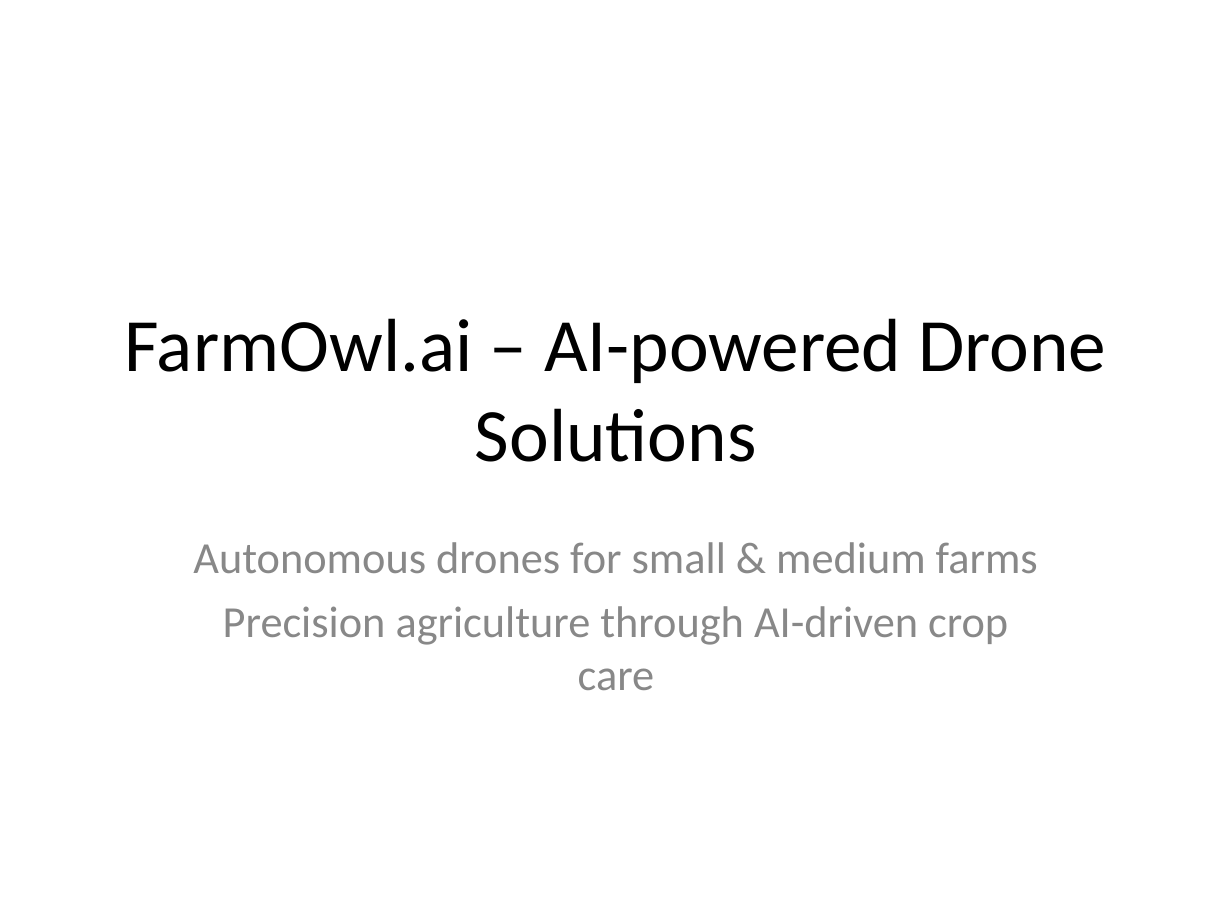
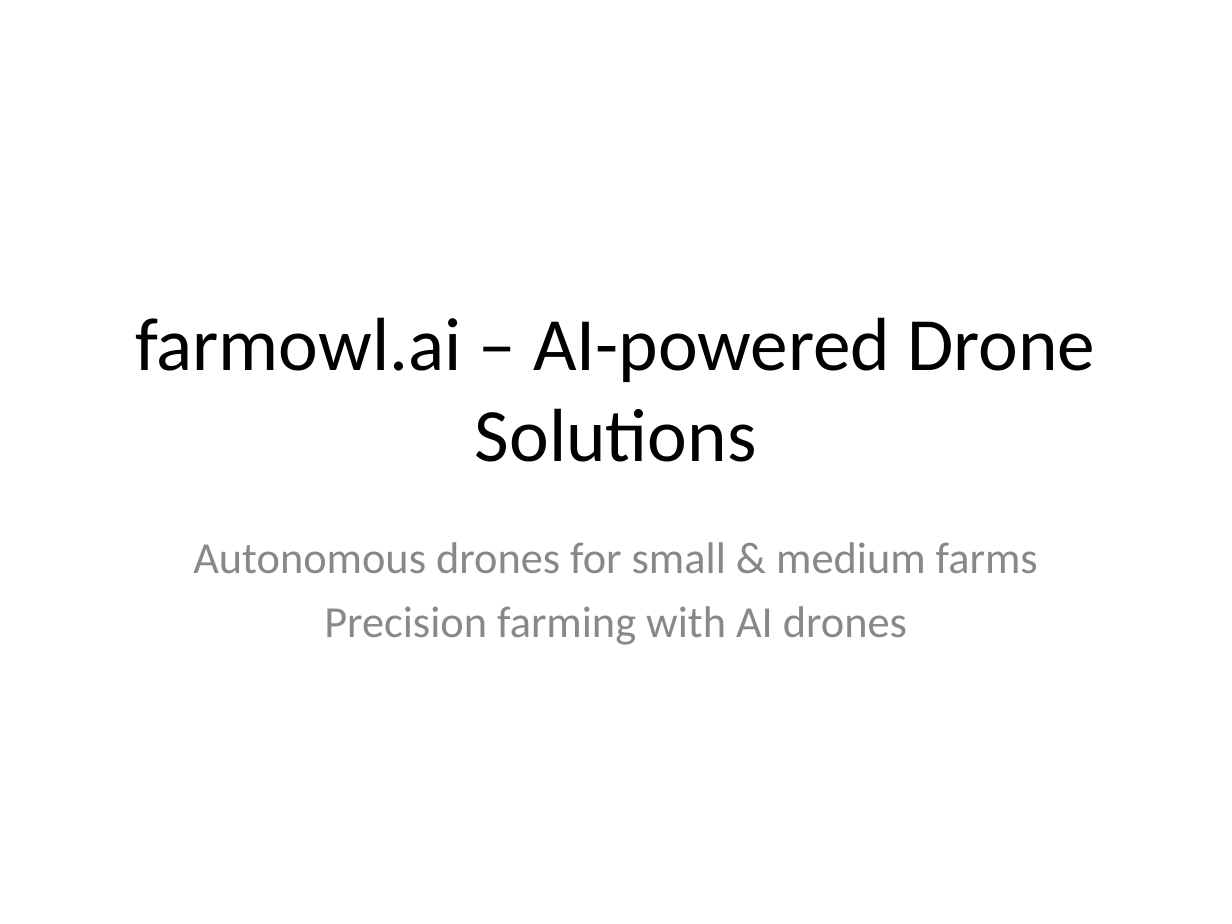
Before and after one commit to itsiashu/droneowl, a slide deck: slide 1 of business_pitch/FarmOwl_ai_Investor_Pitch_Complete.pptx. Drawn at 1232x924 pixels with LibreOffice and Linux fonts; fonts in the diff are those of the drawing. Boxes give left, top, right and bottom in pixels: in the first picture for what was removed or moved away, otherwise in the second. Text is boxed around its words. In the diff, an @@ line names an element or a change of style, - is before the commit and + after.

```diff
--- a/business_pitch/FarmOwl_ai_Investor_Pitch_Complete.pptx
+++ b/business_pitch/FarmOwl_ai_Investor_Pitch_Complete.pptx
@@ title at box(135, 317, 1095, 462): text changed @@
-FarmOwl.ai – AI-powered Drone Solutions
+farmowl.ai – AI-powered Drone Solutions
@@ subtitle at box(324, 606, 907, 645): text changed @@
-Precision agriculture through AI-driven crop care
+Precision farming with AI drones
```
Also in this commit, not shown: 2 other slides changed, 4 other files.
